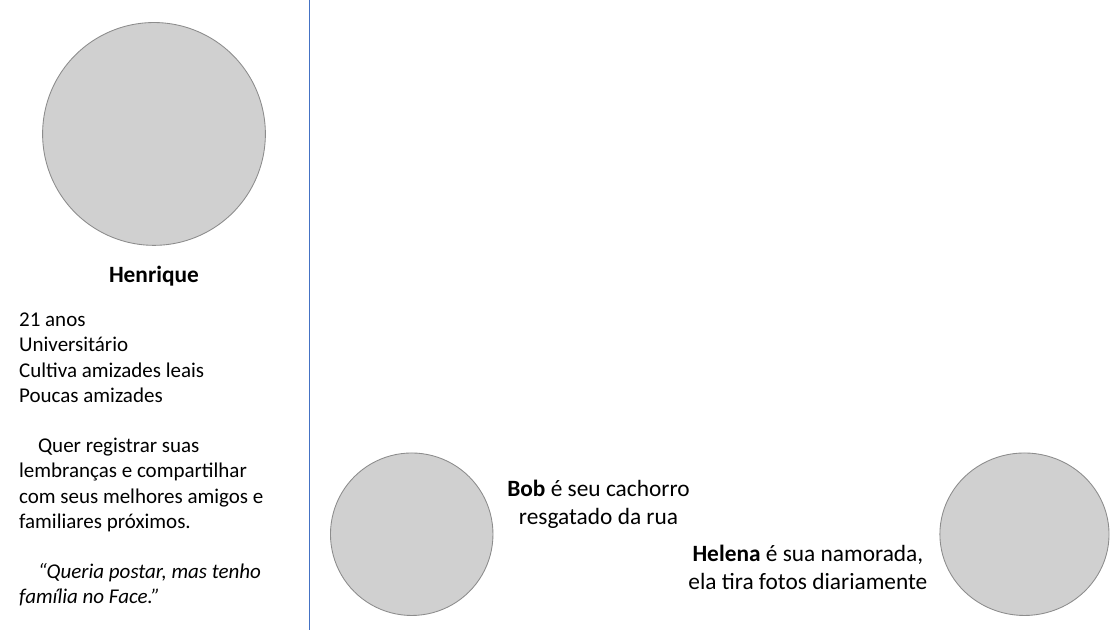
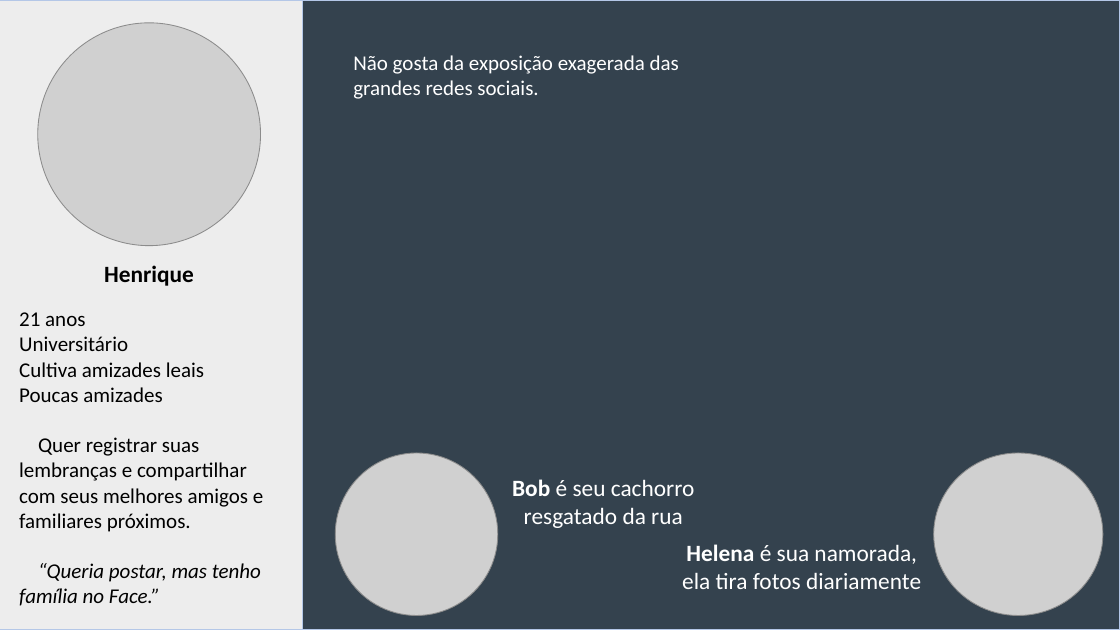
Before and after one commit to YudiG12/hxh-etc, a slide deck: slide 1 of Proto-persona.pptx. Drawn at 1120x630 pixels with LibreOffice and Linux fonts; fonts in the diff are those of the drawing; grey boxes stand for pictures. Boxes give left, top, right and bottom in pixels: in the first picture for what was removed or moved away, otherwise in the second. Text is boxed around its words. In the diff, an @@ line names an element or a change of style, - is before the commit and + after.

```diff
--- a/Proto-persona.pptx
+++ b/Proto-persona.pptx
@@ rectangle added at [0, 0, 303, 630], fill #EDEDED, outline #B4C7E7 1 pt @@
@@ rectangle added at [303, 0, 1120, 630], fill #34424E, outline #B4C7E7 1 pt @@
@@ line removed from (309, 0) to (309, 630) @@
@@ text added at [353, 55, 679, 99], 18 pt, text #FFFFFF @@
+Não gosta da exposição exagerada das grandes redes sociais.
@@ 2 pictures, 1 text: place and size @@
-2 pictures, 1 text at [43, 23, 1109, 615]
+2 pictures, 1 text at [38, 23, 1103, 615]
@@ picture: place and size @@
-picture at [330, 453, 492, 615]
+picture at [335, 453, 497, 615]
@@ text "Bob é seu cachorro resgatado ..." at [512, 479, 695, 528]: text colour #000000 to #FFFFFF @@
@@ text "Helena é sua namorada, ela ..." at [682, 544, 921, 589]: text colour #000000 to #FFFFFF @@
```
Also in this commit, not shown: 1 other file.
